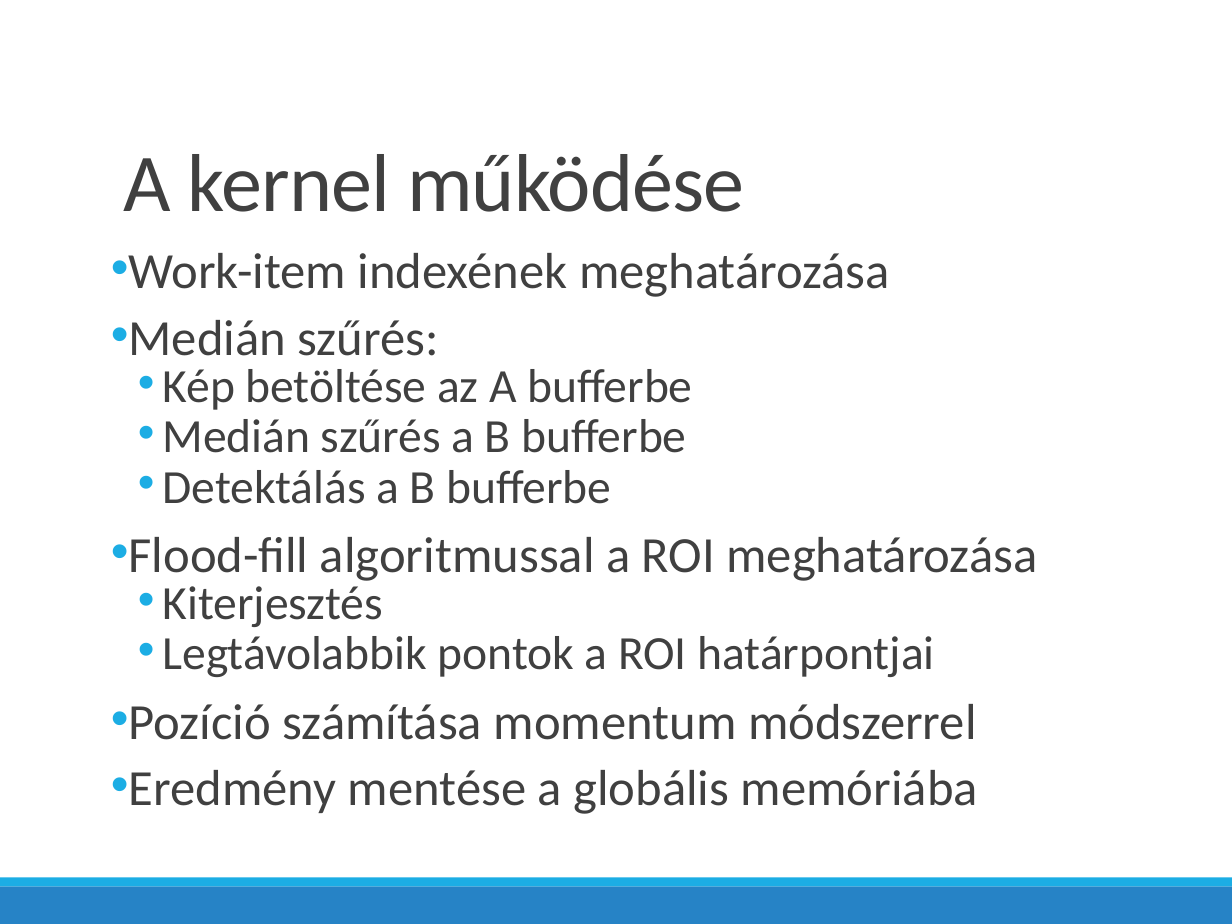
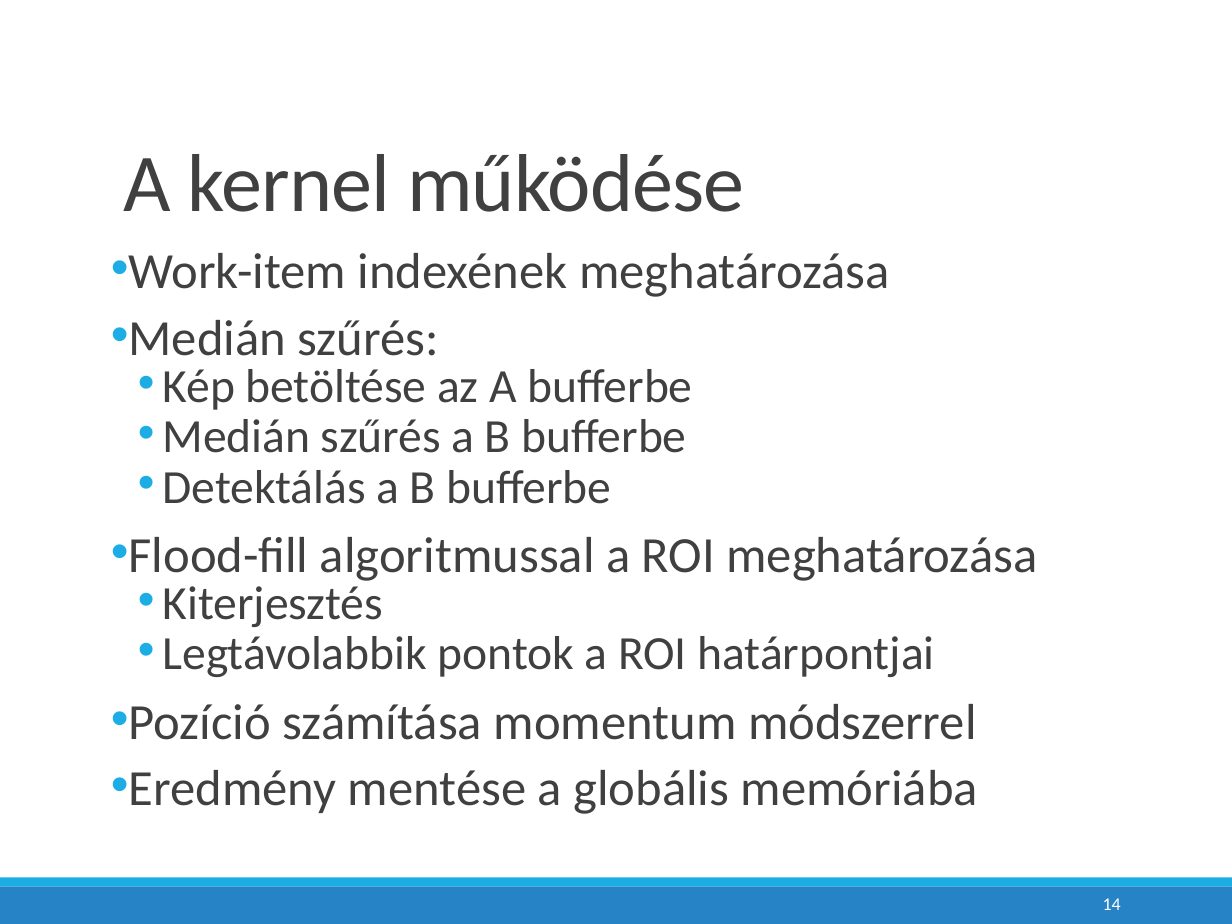
Before and after one commit to bakroistvan/diploma1_duma, a slide deck: slide 14 of prezi/bakro_diploma1.pptx. Drawn at 1232x924 pixels with LibreOffice and Linux fonts; fonts in the diff are those of the drawing. Boxes give left, top, right and bottom in pixels: in the first picture for what was removed or moved away, otherwise in the second. Text is boxed around its words. In the diff, an @@ line names an element or a change of style, - is before the commit and + after.

```diff
--- a/prezi/bakro_diploma1.pptx
+++ b/prezi/bakro_diploma1.pptx
@@ page number added at [1103, 898, 1121, 910], 10.5 pt, text #FFFFFF @@
+14
```
Also in this commit, not shown: 14 other slides changed, 1 other file.
